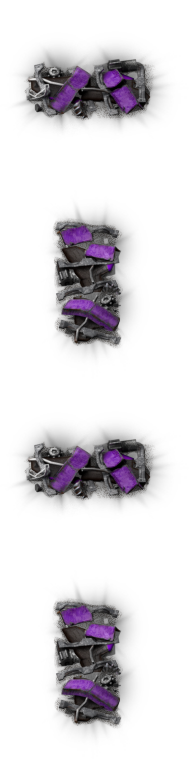
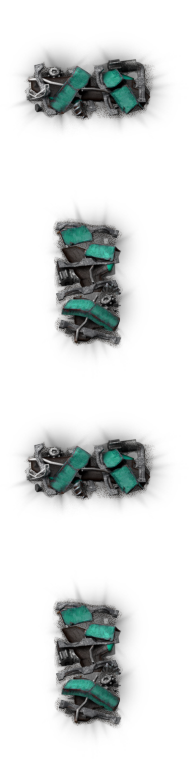
The second 190x760 image is a revision of the first. Changes to its layers:
added layer "tier 7" above "tier 6" over 27, 60, 145, 722
hid "tier 6" over 27, 60, 145, 722
